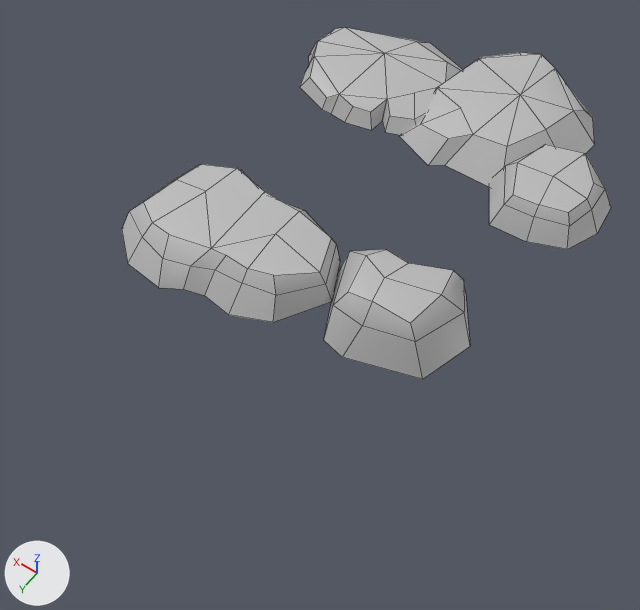
An edit to the FBX model BearPrototypes/Assets/Objects/Grass_Mounts.fbx, drawn before and after from the same camera.
Before and after are seen from a 50 mm lens placed at (-8.01, 14.63, 17.06), pointed at (0.02, 3.39, -0.6). The axes (+X, +Y, +Z) are drawn at lower left. The lights are the same throughout. Mesh edges are drawn as thin lines. Where no turn or scale is listed for an object, it has been applied to the vertices.

In view in the first picture: 'Grass_Mount_01', 'Grass_Mount_02', 'Grass_Mount_03', 'Grass_Mount_04', 'Grass_Mount_05'.
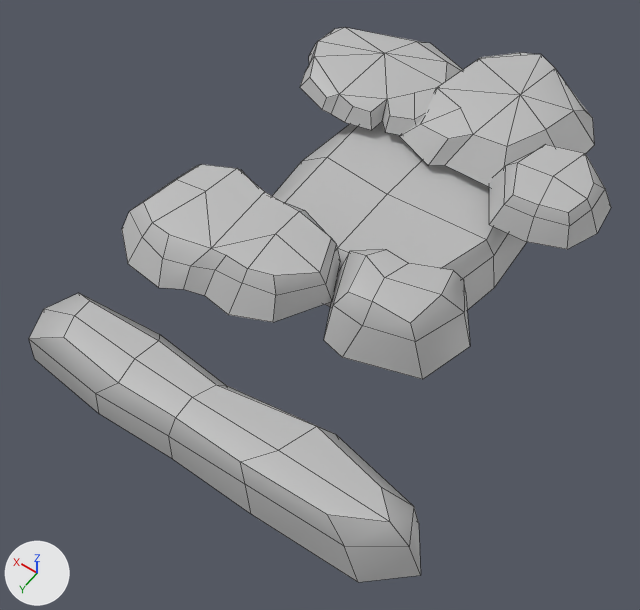
What the commit changed:
Mesh me_mesh_006 is new.
It has 39 vertices, 32 faces and spans x -5.68..5.41, y -1.39..1.09, z -0.88..0.54.
It uses material mat_lambert1 (grey #bcbcbc).
Mesh me_mesh_005 is new.
It has 25 vertices, 20 faces and spans x -3.22..3.13, y -3.4..3.13, z -0.88..0.67.
It uses material mat_lambert1 (grey #bcbcbc).
Object 'Grass_Hill_02' (ob_grass_hill_02) is new; it shows me_mesh_006.
Its location is (0.0, 7.74, 0.0).
Object 'Grass_Hill_01' (ob_grass_hill_01) is new; it shows me_mesh_005.
Its location is (0.0, 0.0, 0.0).

Where the change shows, as pixel boxes (x1, y1, x2, y2) in the pictures (640 x 610 px):
'Grass_Hill_02', added
    after: (29, 293, 421, 582)
'Grass_Hill_01', added
    after: (273, 122, 527, 310)
